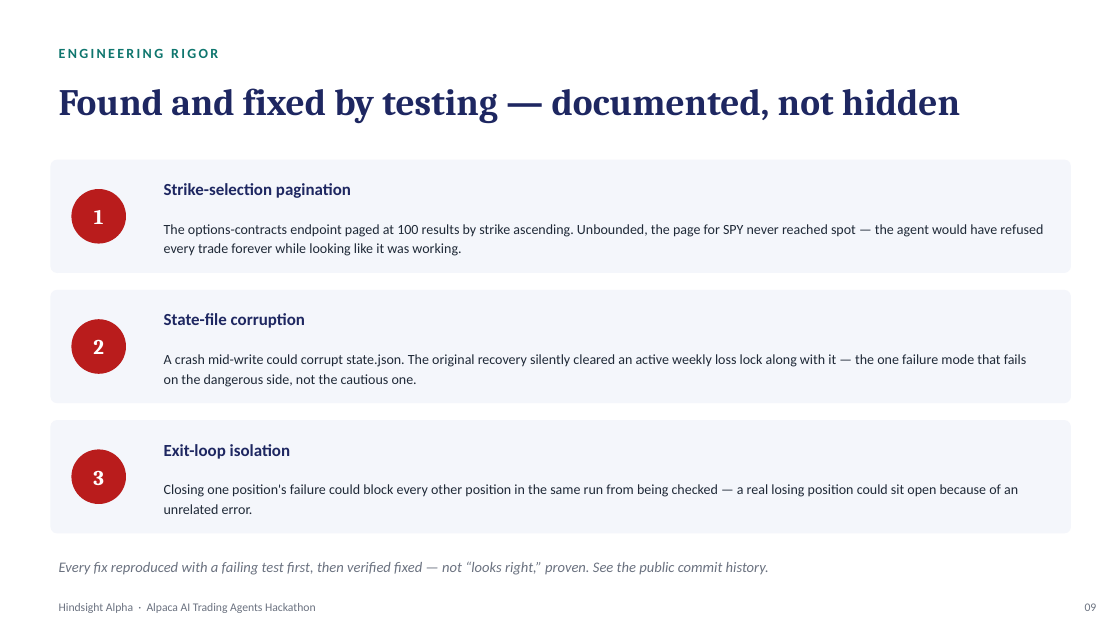
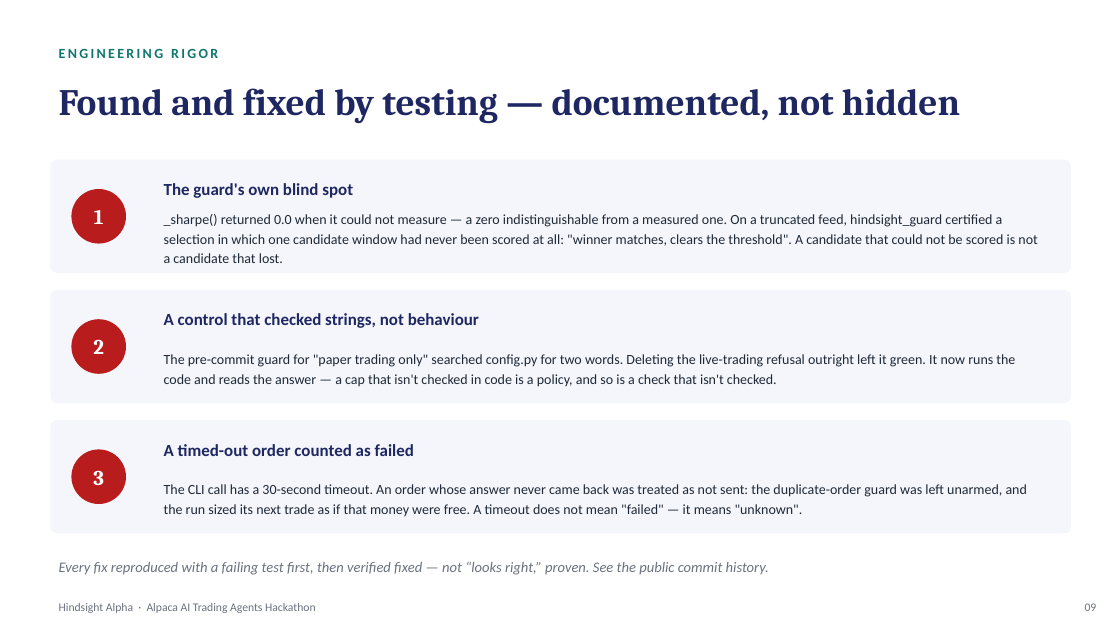
Before and after one commit to s-papy/hindsight-alpha, a slide deck: slide 9 of submission/Hindsight_Alpha_Deck.pptx. Drawn at 1120x630 pixels with LibreOffice and Linux fonts; fonts in the diff are those of the drawing. Boxes give left, top, right and bottom in pixels: in the first picture for what was removed or moved away, otherwise in the second. Text is boxed around its words. In the diff, an @@ line names an element or a change of style, - is before the commit and + after.

```diff
--- a/submission/Hindsight_Alpha_Deck.pptx
+++ b/submission/Hindsight_Alpha_Deck.pptx
@@ text at [164, 183, 353, 198]: text changed @@
-Strike-selection pagination
+The guard's own blind spot
@@ text at [164, 214, 1037, 263]: text changed @@
-The options-contracts endpoint paged at 100 results by strike ascending. Unbounded, the page for SPY never reached spot — the agent would have refused every trade forever while looking like it was working.
+_sharpe() returned 0.0 when it could not measure — a zero indistinguishable from a measured one. On a truncated feed, hindsight_guard certified a selection in which one candidate window had never been scored at all: "winner matches, clears the threshold". A candidate that could not be scored is not a candidate that lost.
@@ text at [164, 313, 479, 328]: text changed @@
-State-file corruption
+A control that checked strings, not behaviour
@@ text at [164, 354, 1015, 387]: text changed @@
-A crash mid-write could corrupt state.json. The original recovery silently cleared an active weekly loss lock along with it — the one failure mode that fails on the dangerous side, not the cautious one.
+The pre-commit guard for "paper trading only" searched config.py for two words. Deleting the live-trading refusal outright left it green. It now runs the code and reads the answer — a cap that isn't checked in code is a policy, and so is a check that isn't checked.
@@ text at [164, 444, 414, 456]: text changed @@
-Exit-loop isolation
+A timed-out order counted as failed
@@ text at [164, 484, 1027, 516]: text changed @@
-Closing one position's failure could block every other position in the same run from being checked — a real losing position could sit open because of an unrelated error.
+The CLI call has a 30-second timeout. An order whose answer never came back was treated as not sent: the duplicate-order guard was left unarmed, and the run sized its next trade as if that money were free. A timeout does not mean "failed" — it means "unknown".
```
Also in this commit, not shown: 1 other file.
